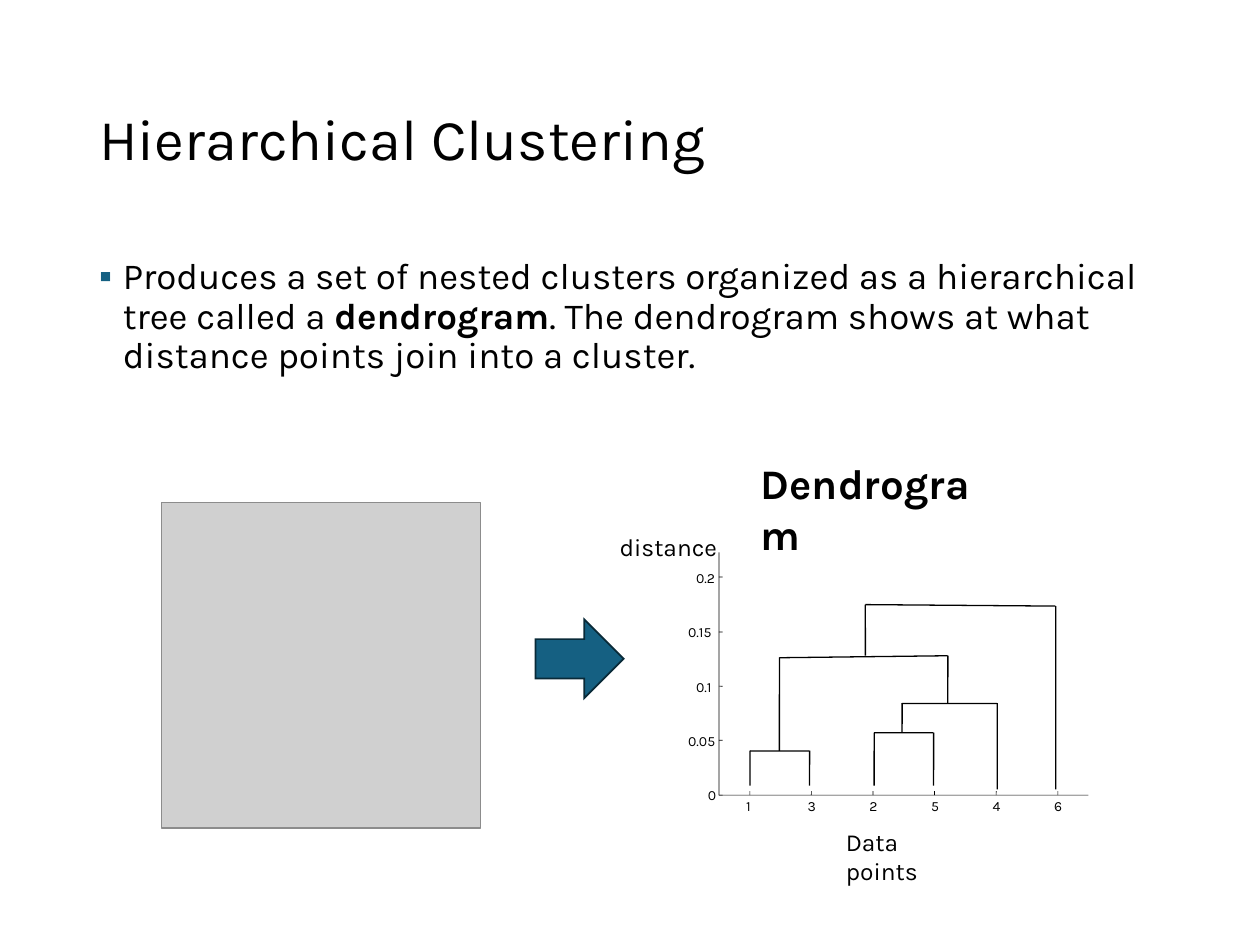
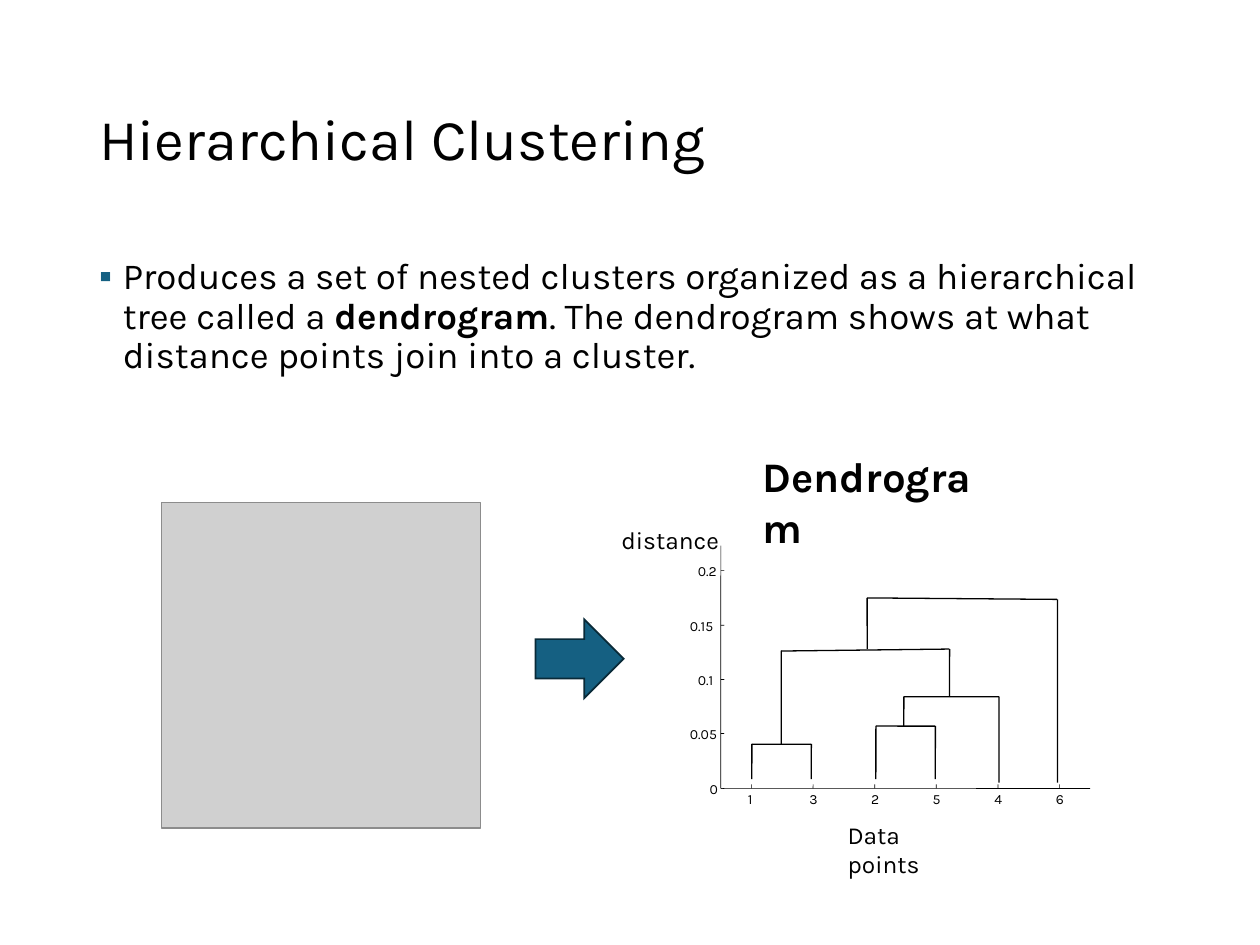
Before and after one commit to mhahsler/Introduction_to_Data_Mining_R_Examples, a slide deck: slide 40 of slides/chap7_basic_cluster_analysis.pptx. Drawn at 1260x945 pixels with LibreOffice and Linux fonts; fonts in the diff are those of the drawing; grey boxes stand for pictures. Boxes give left, top, right and bottom in pixels: in the first picture for what was removed or moved away, otherwise in the second. Text is boxed around its words. In the diff, an @@ line names an element or a change of style, - is before the commit and + after.

```diff
--- a/slides/chap7_basic_cluster_analysis.pptx
+++ b/slides/chap7_basic_cluster_analysis.pptx
@@ 25 lines, 12 texts, 2 freeform shapes moved together from (x1=620, y1=451, x2=1134, y2=886) to (x1=621, y1=445, x2=1135, y2=879) @@
@@ 3 lines, 2 texts moved together from (x1=696, y1=574, x2=780, y2=800) to (x1=698, y1=567, x2=781, y2=794) @@
```
Also in this commit, not shown: 16 other slides changed, 2 slides added, 1 other file.
